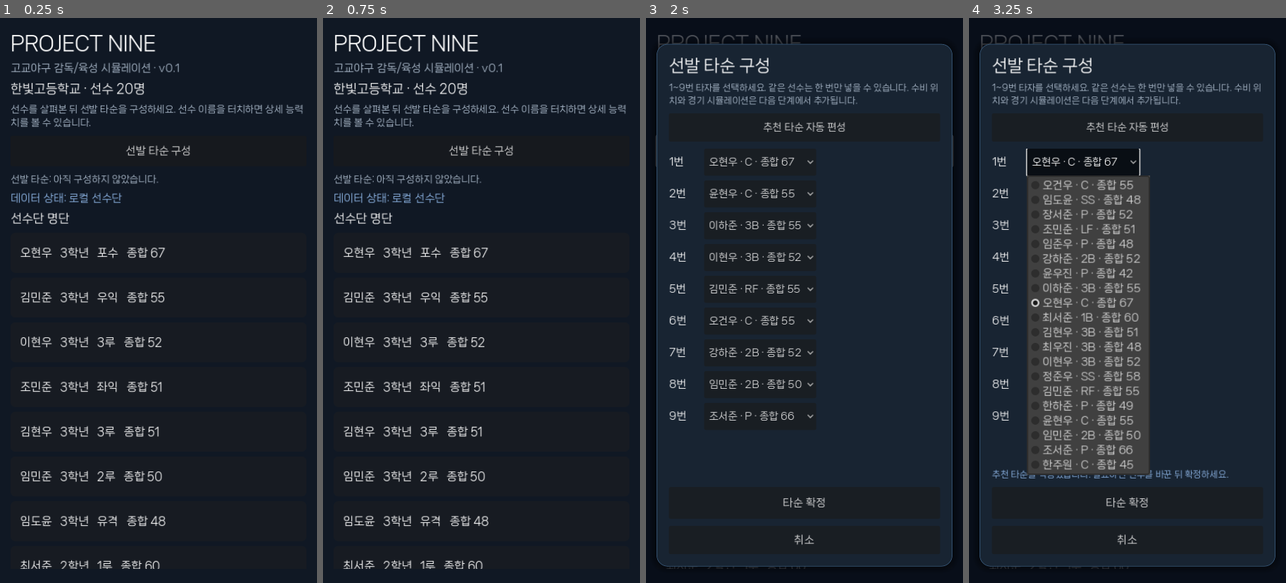
Above: before the commit, frames 1-4 (left to right).
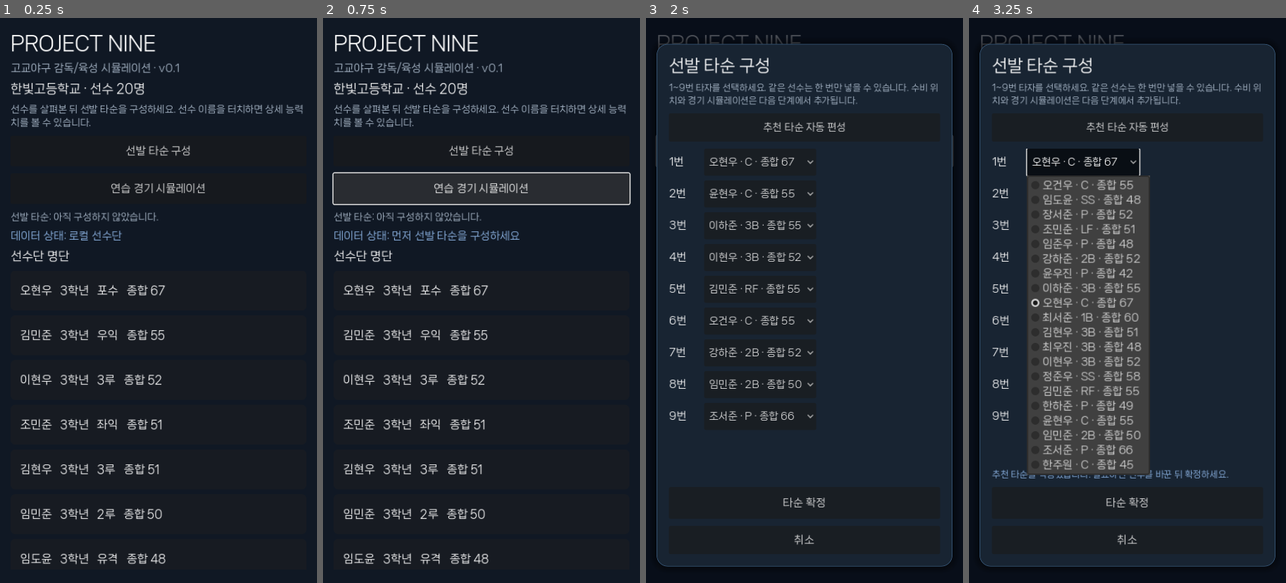
Above: after the commit, the same moments.

Repository: CyCle03/ProjectNine
Game: Godot game, scene res://scenes/main.tscn
Two runs of this game, one before a commit and one after it. Both use one fixed random seed, a clock stepped at 60 frames per second and the inputs below.
Inputs (mouse positions are in pixels of both pictures, inside the frame that each line leads up to):
- Up to frame 1 (0.25 s): no input
- Up to frame 2 (0.75 s): click (481, 187) at 0.5 s, where only the run after the commit has a clickable "연습 경기 시뮬레이션"
- Up to frame 3 (2 s): click "선발 타순 구성" at 1.25 s
- Up to frame 4 (3.25 s): click "추천 타순 자동 편성" at 2 s; click "오현우 · C · 종합 67" at 2.75 s

The runs differ from the first frame. In frame 1, 6.4% of the frame differs, in the area x 3-65%, y 27-98%; in frame 2, 11%, in the area x 2-98%, y 27-98%; in frame 3, less than 0.1%; in frame 4, less than 0.1%.

Commit message:
Add practice game simulation

Diff:
--- /dev/null
+++ b/data/game_balance.json
@@ -0,0 +1,8 @@
+{
+  "strikeout_base": 0.16,
+  "walk_base": 0.08,
+  "home_run_base": 0.025,
+  "hit_base": 0.20,
+  "min_probability": 0.01,
+  "max_probability": 0.45
+}
--- /dev/null
+++ b/scripts/models/game_state.gd
@@ -0,0 +1,18 @@
+class_name GameState
+extends RefCounted
+
+var away_score := 0
+var home_score := 0
+var away_innings: Array[int] = []
+var home_innings: Array[int] = []
+
+func add_half_inning(is_away: bool, runs: int) -> void:
+	if is_away:
+		away_innings.append(runs)
+		away_score += runs
+	else:
+		home_innings.append(runs)
+		home_score += runs
+
+func to_dict() -> Dictionary:
+	return {"away_score": away_score, "home_score": home_score, "away_innings": away_innings, "home_innings": home_innings}
--- /dev/null
+++ b/scripts/services/game_engine.gd
@@ -0,0 +1,106 @@
+class_name GameEngine
+extends RefCounted
+
+const BALANCE_PATH := "res://data/game_balance.json"
+
+var rng := RandomNumberGenerator.new()
+var balance: Dictionary
+var batting_indices := {}
+
+func _init(seed_value: int = 0) -> void:
+	balance = _load_balance()
+	if seed_value == 0:
+		rng.randomize()
+	else:
+		rng.seed = seed_value
+
+func simulate_game(away: Team, home: Team) -> Dictionary:
+	batting_indices = {away: 0, home: 0}
+	var state := GameState.new()
+	for inning in range(1, 13):
+		state.add_half_inning(true, _play_half_inning(away, home))
+		state.add_half_inning(false, _play_half_inning(home, away))
+		if inning >= 9 and state.away_score != state.home_score:
+			break
+	var result := state.to_dict()
+	result["away_name"] = away.team_name
+	result["home_name"] = home.team_name
+	result["winner"] = away.team_name if state.away_score > state.home_score else home.team_name if state.home_score > state.away_score else "무승부"
+	return result
+
+func _play_half_inning(batting: Team, defending: Team) -> int:
+	var order := batting.batting_order if batting.batting_order.size() == Team.LINEUP_SIZE else batting.default_batting_order()
+	if order.is_empty():
+		return 0
+	var pitcher := _starting_pitcher(defending)
+	var bases: Array[bool] = [false, false, false]
+	var outs := 0
+	var runs := 0
+	var index := int(batting_indices.get(batting, 0))
+	while outs < 3:
+		var batter := batting.get_player(order[index % order.size()])
+		index += 1
+		if batter == null:
+			outs += 1
+			continue
+		match _at_bat(batter, pitcher):
+			"K", "OUT": outs += 1
+			"BB": runs += _advance_walk(bases)
+			"1B": runs += _advance_hit(bases, 1)
+			"2B": runs += _advance_hit(bases, 2)
+			"3B": runs += _advance_hit(bases, 3)
+			"HR":
+				runs += 1
+				for occupied in bases:
+					if occupied: runs += 1
+				bases = [false, false, false]
+	batting_indices[batting] = index % order.size()
+	return runs
+
+func _at_bat(batter: Player, pitcher: Player) -> String:
+	var pitcher_stuff := pitcher.stuff if pitcher != null else 50
+	var pitcher_control := pitcher.control if pitcher != null else 50
+	var strikeout := _clamp_probability(float(balance.get("strikeout_base", 0.16)) + (pitcher_stuff - batter.contact) * 0.002)
+	var walk := _clamp_probability(float(balance.get("walk_base", 0.08)) + (batter.eye - pitcher_control) * 0.002)
+	var homerun := _clamp_probability(float(balance.get("home_run_base", 0.025)) + (batter.power - pitcher_stuff) * 0.0012)
+	var hit := _clamp_probability(float(balance.get("hit_base", 0.20)) + (batter.contact - pitcher_control) * 0.002)
+	var roll := rng.randf()
+	if roll < strikeout: return "K"
+	if roll < strikeout + walk: return "BB"
+	if roll < strikeout + walk + homerun: return "HR"
+	if roll < strikeout + walk + homerun + hit:
+		var extra_roll := rng.randf()
+		return "3B" if extra_roll < 0.03 else "2B" if extra_roll < 0.20 else "1B"
+	return "OUT"
+
+func _advance_walk(bases: Array[bool]) -> int:
+	var runs := 0
+	if bases[0] and bases[1] and bases[2]: runs += 1
+	if bases[0] and bases[1]: bases[2] = true
+	if bases[0]: bases[1] = true
+	bases[0] = true
+	return runs
+
+func _advance_hit(bases: Array[bool], bases_taken: int) -> int:
+	var runs := 0
+	for index in range(2, -1, -1):
+		if not bases[index]: continue
+		var destination := index + bases_taken
+		if destination >= 3: runs += 1
+		else: bases[destination] = true
+		bases[index] = false
+	bases[bases_taken - 1] = true
+	return runs
+
+func _starting_pitcher(team: Team) -> Player:
+	var pitchers := team.get_players_by_position("P")
+	pitchers.sort_custom(func(a: Player, b: Player): return a.overall() > b.overall())
+	return pitchers[0] if not pitchers.is_empty() else null
+
+func _clamp_probability(value: float) -> float:
+	return clampf(value, float(balance.get("min_probability", 0.01)), float(balance.get("max_probability", 0.45)))
+
+func _load_balance() -> Dictionary:
+	var file := FileAccess.open(BALANCE_PATH, FileAccess.READ)
+	var parsed: Variant = JSON.parse_string(file.get_as_text()) if file != null else {}
+	return parsed if parsed is Dictionary else {}
--- /dev/null
+++ b/scripts/ui/match_result_screen.gd
@@ -0,0 +1,77 @@
+class_name MatchResultScreen
+extends Control
+
+signal closed
+
+var score_label: Label
+var inning_label: Label
+var winner_label: Label
+
+func _ready() -> void:
+	set_anchors_and_offsets_preset(Control.PRESET_FULL_RECT)
+	z_index = 10
+	mouse_filter = Control.MOUSE_FILTER_STOP
+	var backdrop := ColorRect.new()
+	backdrop.color = Color(0.02, 0.04, 0.08, 0.72)
+	backdrop.set_anchors_and_offsets_preset(Control.PRESET_FULL_RECT)
+	add_child(backdrop)
+	var panel := PanelContainer.new()
+	panel.set_anchors_and_offsets_preset(Control.PRESET_FULL_RECT)
+	panel.offset_left = 18
+	panel.offset_top = 130
+	panel.offset_right = -18
+	panel.offset_bottom = -130
+	panel.add_theme_stylebox_override("panel", _style())
+	add_child(panel)
+	var margin := MarginContainer.new()
+	margin.add_theme_constant_override("margin_left", 22)
+	margin.add_theme_constant_override("margin_right", 22)
+	margin.add_theme_constant_override("margin_top", 22)
+	margin.add_theme_constant_override("margin_bottom", 22)
+	panel.add_child(margin)
+	var layout := VBoxContainer.new()
+	layout.add_theme_constant_override("separation", 14)
+	margin.add_child(layout)
+	var heading := Label.new()
+	heading.text = "연습 경기 결과"
+	heading.horizontal_alignment = HORIZONTAL_ALIGNMENT_CENTER
+	heading.add_theme_font_size_override("font_size", 20)
+	layout.add_child(heading)
+	score_label = Label.new()
+	score_label.horizontal_alignment = HORIZONTAL_ALIGNMENT_CENTER
+	score_label.add_theme_font_size_override("font_size", 32)
+	layout.add_child(score_label)
+	winner_label = Label.new()
+	winner_label.horizontal_alignment = HORIZONTAL_ALIGNMENT_CENTER
+	winner_label.add_theme_font_size_override("font_size", 18)
+	winner_label.add_theme_color_override("font_color", Color("8fb7e8"))
+	layout.add_child(winner_label)
+	inning_label = Label.new()
+	inning_label.autowrap_mode = TextServer.AUTOWRAP_WORD_SMART
+	inning_label.add_theme_font_size_override("font_size", 16)
+	layout.add_child(inning_label)
+	var close_button := Button.new()
+	close_button.text = "선수단으로 돌아가기"
+	close_button.custom_minimum_size.y = 54
+	close_button.add_theme_font_size_override("font_size", 18)
+	close_button.pressed.connect(func(): closed.emit())
+	layout.add_child(close_button)
+
+func show_result(result: Dictionary) -> void:
+	score_label.text = "%s %d : %d %s" % [result.get("away_name", "원정"), result.get("away_score", 0), result.get("home_score", 0), result.get("home_name", "홈")]
+	winner_label.text = "%s %s" % [result.get("winner", ""), "승리" if result.get("winner", "") != "무승부" else ""]
+	inning_label.text = "이닝별 득점\n%s  %s\n%s  %s" % [result.get("away_name", "원정"), _scores(result.get("away_innings", [])), result.get("home_name", "홈"), _scores(result.get("home_innings", []))]
+
+func _scores(values: Array) -> String:
+	var text := ""
+	for value in values:
+		text += str(value) + " "
+	return text.strip_edges()
+
+func _style() -> StyleBoxFlat:
+	var style := StyleBoxFlat.new()
+	style.bg_color = Color("182432")
+	style.border_color = Color("365778")
+	style.set_border_width_all(1)
+	style.set_corner_radius_all(18)
+	return style
--- a/scripts/ui/roster_screen.gd
+++ b/scripts/ui/roster_screen.gd
@@ -9,6 +9,7 @@
 var team_label: Label
 var detail: PlayerDetail
 var lineup_screen: LineupScreen
+var match_result_screen: MatchResultScreen
 var lineup_label: Label
 var sync_label: Label
 var api_request: HTTPRequest
@@ -80,6 +81,12 @@
 	lineup_button.add_theme_font_size_override("font_size", 18)
 	lineup_button.pressed.connect(_open_lineup)
 	page.add_child(lineup_button)
+	var match_button := Button.new()
+	match_button.text = "연습 경기 시뮬레이션"
+	match_button.custom_minimum_size.y = 52
+	match_button.add_theme_font_size_override("font_size", 18)
+	match_button.pressed.connect(_start_practice_game)
+	page.add_child(match_button)
 	lineup_label = Label.new()
 	lineup_label.add_theme_font_size_override("font_size", 16)
 	lineup_label.add_theme_color_override("font_color", Color("aebdce"))
@@ -111,6 +118,10 @@
 	lineup_screen.closed.connect(func(): lineup_screen.visible = false)
 	lineup_screen.saved.connect(_set_batting_order)
 	add_child(lineup_screen)
+	match_result_screen = MatchResultScreen.new()
+	match_result_screen.visible = false
+	match_result_screen.closed.connect(func(): match_result_screen.visible = false)
+	add_child(match_result_screen)
 	api_request = HTTPRequest.new()
 	api_request.request_completed.connect(_on_api_completed)
 	add_child(api_request)
@@ -132,6 +143,16 @@
 func _open_lineup() -> void:
 	lineup_screen.show_team(team)
 	lineup_screen.visible = true
+
+func _start_practice_game() -> void:
+	if team.batting_order.size() != Team.LINEUP_SIZE:
+		sync_label.text = "데이터 상태: 먼저 선발 타순을 구성하세요"
+		return
+	var opponent := PlayerGenerator.new().create_test_team()
+	opponent.team_name = "연습 상대 고교"
+	var result := GameEngine.new().simulate_game(team, opponent)
+	match_result_screen.show_result(result)
+	match_result_screen.visible = true
 
 func _set_batting_order(player_ids: Array[String]) -> void:
 	if not team.set_batting_order(player_ids):
--- a/tests/test_models.gd
+++ b/tests/test_models.gd
@@ -23,6 +23,10 @@
 	_check(not team.set_batting_order(duplicate_order), "duplicate lineup player is rejected")
 	var restored_team := Team.from_dict(team.to_dict())
 	_check(restored_team.batting_order == default_order, "lineup survives serialization")
+	var opponent := PlayerGenerator.new(67890).create_test_team()
+	var game_result := GameEngine.new(999).simulate_game(team, opponent)
+	_check(int(game_result.get("away_score", -1)) >= 0 and int(game_result.get("home_score", -1)) >= 0, "game scores are non-negative")
+	_check(game_result.get("away_innings", []).size() >= 9, "game completes at least nine innings")
 	print("PASS: all model tests" if failures == 0 else "FAIL: %d test(s)" % failures)
 	quit(failures)
 
Not shown, added: scripts/ui/match_result_screen.gd.uid
